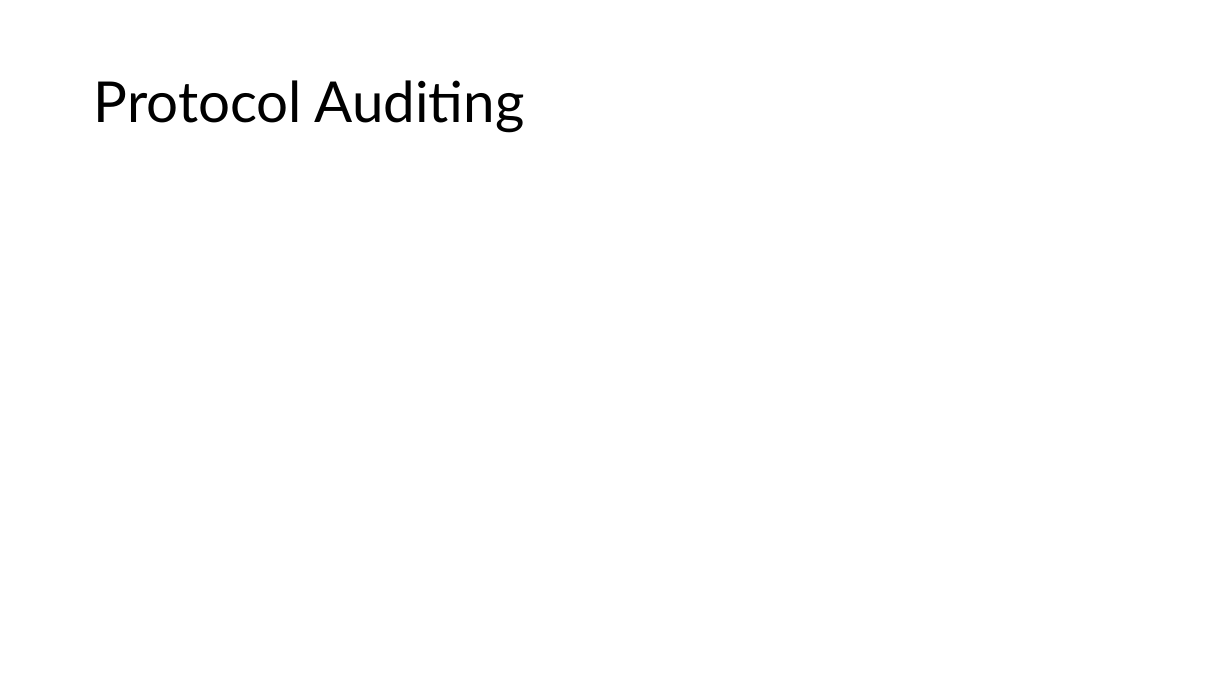
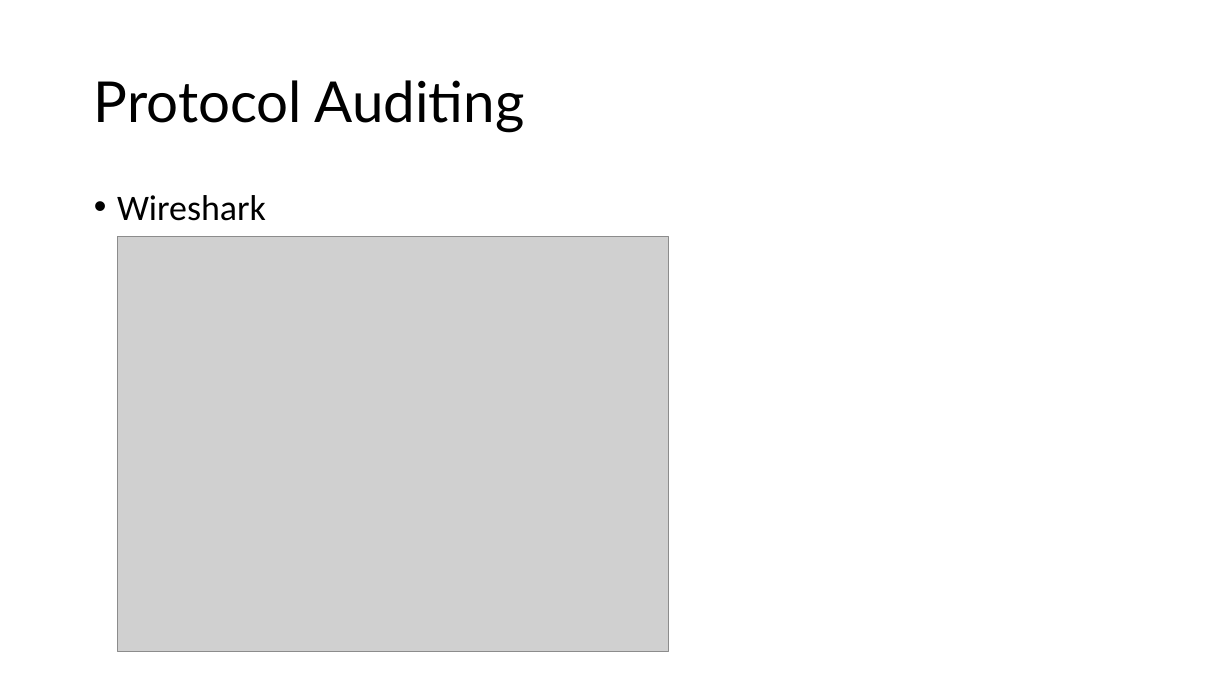
Before and after one commit to Kristiansax/kea-software-security-exam-slides, a slide deck: slide 4 of 8 - Netværksangreb mod sofware.pptx. Drawn at 1232x693 pixels with LibreOffice and Linux fonts; fonts in the diff are those of the drawing; grey boxes stand for pictures. Boxes give left, top, right and bottom in pixels: in the first picture for what was removed or moved away, otherwise in the second. Text is boxed around its words. In the diff, an @@ line names an element or a change of style, - is before the commit and + after.

```diff
--- a/8 - Netværksangreb mod sofware.pptx
+++ b/8 - Netværksangreb mod sofware.pptx
@@ text added at box(117, 195, 266, 221), 28 pt, text #000000 @@
+• Wireshark
@@ picture added at box(117, 237, 668, 652) @@
```
Also in this commit, not shown: 1 other slide changed, 1 slide added, 1 slide removed, 18 other files.
